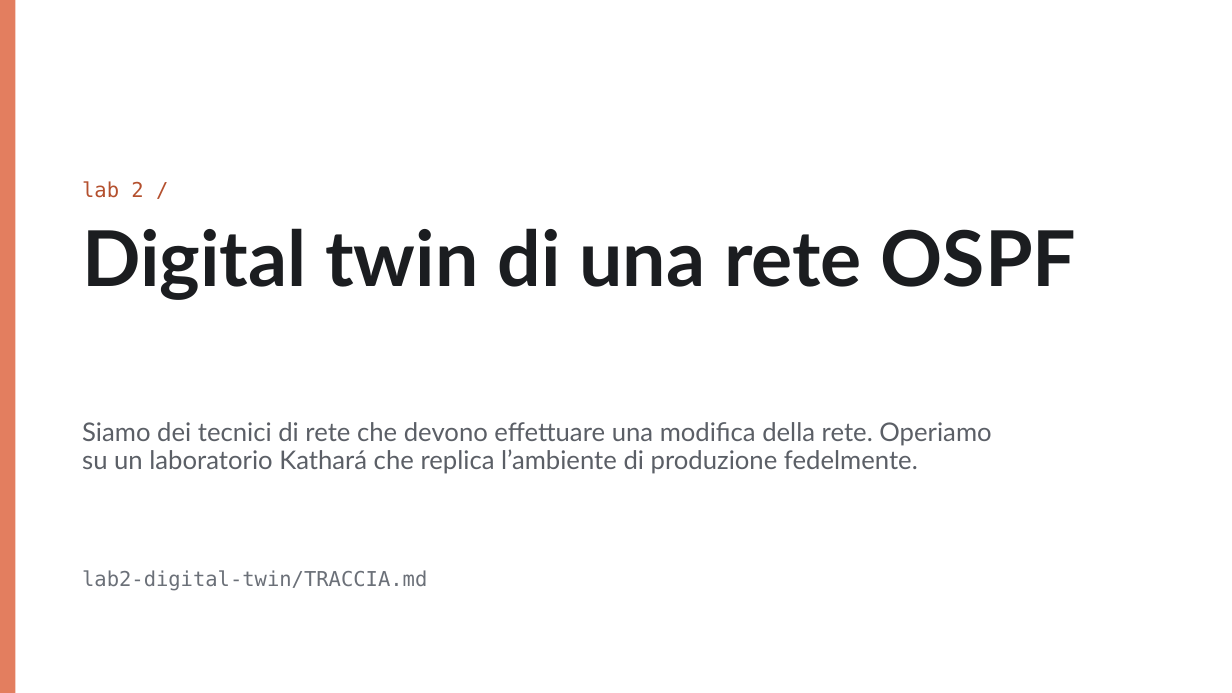
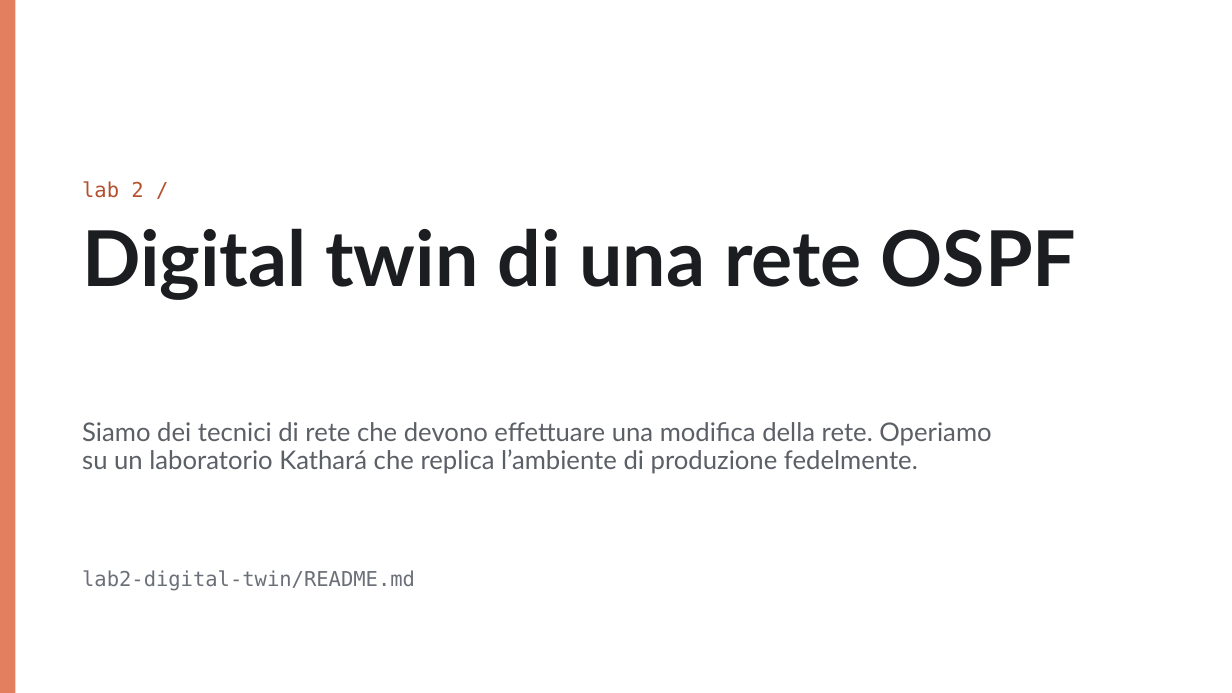
Before and after one commit to tcaiazzi/garr-kathara-seminar, a slide deck: slide 51 of kathara-workshop-garr.pptx. Drawn at 1232x693 pixels with LibreOffice and Linux fonts; fonts in the diff are those of the drawing; background and template pictures are left out. Boxes give left, top, right and bottom in pixels: in the first picture for what was removed or moved away, otherwise in the second. Text is boxed around its words. In the diff, an @@ line names an element or a change of style, - is before the commit and + after.

```diff
--- a/kathara-workshop-garr.pptx
+++ b/kathara-workshop-garr.pptx
@@ text at box(82, 570, 415, 591): text changed @@
-lab2-digital-twin/TRACCIA.md
+lab2-digital-twin/README.md
```
Also in this commit, not shown: 1 other slide changed, 6 other files.
